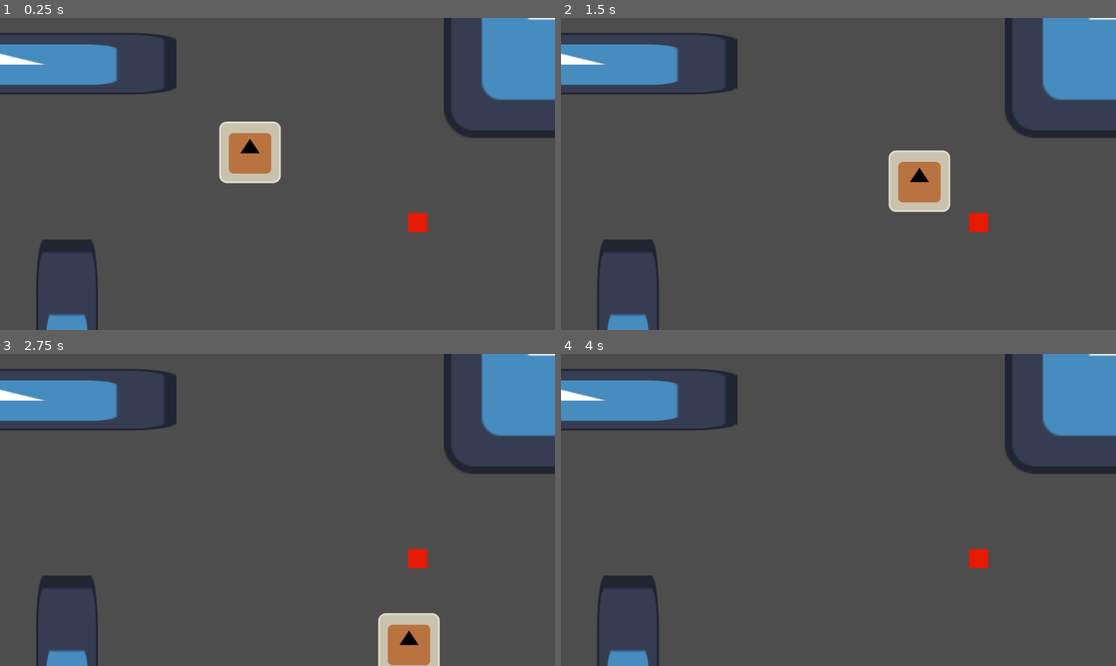
Above: before the commit, frames 1-4 (two rows, left to right).
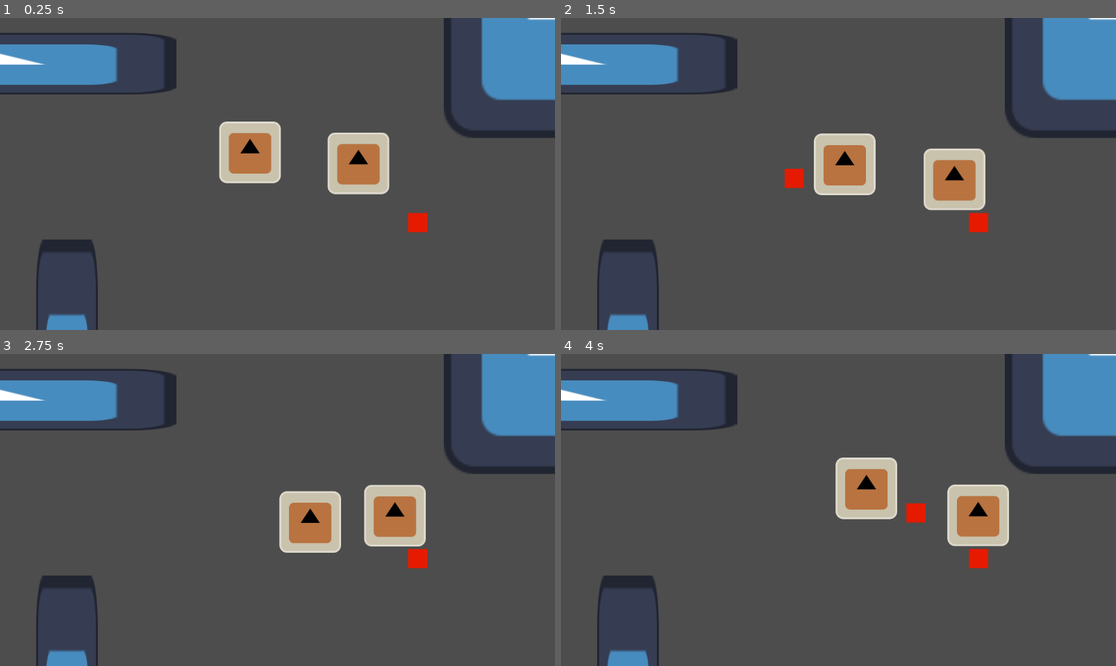
Above: after the commit, the same moments.

Repository: haihala/Weapon-s-choice
Game: Godot game, scene res://levels/playground.tscn
The game is run twice, just before and just after one commit, with the same random seed, the same clock (stepped at 60 frames per second) and the same inputs. The engine's default icon, where the game draws it, is replaced by a stand-in: a white triangle on a blue panel in a dark square.
Inputs (mouse positions are in pixels of both pictures, inside the frame that each line leads up to):
- Up to frame 1 (0.25 s): no input
- Up to frame 2 (1.5 s): move the mouse to (960, 158) at 0.52 s; hold D (move_right) 0.53-1.28 s; click (960, 158) at 0.6 s; move the mouse to (727, 189) at 1.27 s; hold S (move_down) from 1.28 s (still down); click (727, 189) at 1.35 s
- Up to frame 3 (2.75 s): move the mouse to (333, 441) at 2.02 s; release S (move_down) at 2.03 s; hold D (move_right) from 2.03 s (still down); click (333, 441) at 2.1 s
- Up to frame 4 (4 s): move the mouse to (810, 572) at 2.77 s; release D (move_right) at 2.78 s; hold W (move_up) 2.78-3.53 s; click (810, 572) at 2.85 s; move the mouse to (1005, 556) at 3.52 s; hold A (move_left) from 3.53 s (still down); click (1005, 556) at 3.6 s

The runs differ from the first frame. In frame 1, 2.2% of the frame differs, in the area x 58-71%, y 36-57%; in frame 2, 5.5%; in frame 3, 6.2%, in the area x 50-80%, y 41-100%; in frame 4, 4.6%.

Commit message:
Basic states and attacking

Diff:
--- a/godot-project/creatures/controller.gd
+++ b/godot-project/creatures/controller.gd
@@ -1,7 +1,6 @@
 extends Node	# Player controller needs to extend Node to autoload
 class_name Controller
 
-var direction: Vector2
 var creature: Creature
 
 func bind(bind_target: Creature) -> void:
--- a/godot-project/creatures/creature.gd
+++ b/godot-project/creatures/creature.gd
@@ -9,22 +9,57 @@
 @export var speed = 300
 @export var health = 2
 
+@export var idle_state: State
+@export var walk_state: State
+@export var strike_state: State
+var active_state: State
+
 var hit_knockback: Vector2
+var facing_direction: Vector2
 
 func _ready():
+	activate_state(idle_state)
+
 	ai = ai_controller.new()
-	controller = PlayerController if player_controlled else ai
-	controller.bind(self)
+	ai.bind(self)
+
+	if player_controlled:
+		possess()
+	else:
+		controller = ai
 
 func _process(_delta: float) -> void:
-	if $HitTimer.is_stopped():
+	if can_act():
 		controller.control()
-		velocity = controller.direction * speed
 	else:
 		# Getting hit
 		# This way it slows down over the timer and is normalized 1-0
 		velocity = hit_knockback * $HitTimer.time_left / $HitTimer.wait_time
 	move_and_slide()
+	active_state.on_tick()
+
+func can_act() -> bool:
+	return active_state != strike_state and $HitTimer.is_stopped()
+
+func idle() -> void:
+	if active_state != idle_state:
+		activate_state(idle_state)
+		velocity = Vector2.ZERO
+
+func walk(direction: Vector2 = facing_direction) -> void:
+	if not can_act():
+		return
+
+	if direction == Vector2.ZERO:
+		idle()
+	else:
+		if active_state != walk_state:
+			activate_state(walk_state)
+		velocity = direction.normalized() * speed
+
+func strike() -> void:
+	if can_act():
+		activate_state(strike_state)
 
 func take_damage(amount: int, impact_point: Vector2) -> void:
 	health -= amount
@@ -34,4 +69,26 @@
 		die()
 
 func die() -> void:
-	get_tree().queue_delete(self)
+	queue_free()
+
+func possess() -> void:
+	controller = PlayerController
+	controller.bind(self)
+
+func unpossess() -> void:
+	controller = ai
+
+func activate_state(incoming: State) -> void:
+	if active_state:
+		# Should be true except for initial activation
+		active_state.on_exit()
+
+	active_state = incoming
+
+	incoming.on_enter()
+	if incoming.animation != "":
+		# Non looping animations will return to idle after we're done
+		$Sprite.play(incoming.animation)
+	elif incoming.duration != 0:
+		print(incoming.duration)
+		$StateTimer.start(incoming.duration)
--- a/godot-project/creatures/mook/mook.tscn
+++ b/godot-project/creatures/mook/mook.tscn
@@ -1,24 +1,55 @@
-[gd_scene load_steps=7 format=3 uid="uid://dry3qmnw5ic2x"]
+[gd_scene load_steps=11 format=3 uid="uid://dry3qmnw5ic2x"]
 
 [ext_resource type="Shader" path="res://creatures/mook/mook.gdshader" id="1_ff718"]
 [ext_resource type="Script" path="res://creatures/creature.gd" id="1_sy2ko"]
 [ext_resource type="Script" path="res://creatures/mook/mook_ai.gd" id="2_km0d1"]
 [ext_resource type="Texture2D" uid="uid://b1gekord43mkf" path="res://icon.svg" id="2_qqiio"]
+[ext_resource type="Script" path="res://creatures/states/State.gd" id="3_ogcap"]
+[ext_resource type="Script" path="res://creatures/states/melee_attack_state.gd" id="4_bhxbf"]
+[ext_resource type="PackedScene" uid="uid://birs2ju00x7xq" path="res://levels/objects/fire.tscn" id="5_axh1x"]
 
 [sub_resource type="ShaderMaterial" id="ShaderMaterial_7xv2t"]
 shader = ExtResource("1_ff718")
 
+[sub_resource type="SpriteFrames" id="SpriteFrames_skkbb"]
+animations = [{
+"frames": [{
+"duration": 1.0,
+"texture": ExtResource("2_qqiio")
+}],
+"loop": true,
+"name": &"default",
+"speed": 5.0
+}]
+
 [sub_resource type="CircleShape2D" id="CircleShape2D_7grh3"]
 radius = 63.0079
 
-[node name="Mook" type="CharacterBody2D"]
-collision_layer = 3
+[node name="Mook" type="CharacterBody2D" node_paths=PackedStringArray("idle_state", "walk_state", "strike_state")]
+collision_layer = 2
 script = ExtResource("1_sy2ko")
 ai_controller = ExtResource("2_km0d1")
+idle_state = NodePath("StateContainer/Idle")
+walk_state = NodePath("StateContainer/Move")
+strike_state = NodePath("StateContainer/Strike")
 
-[node name="Icon" type="Sprite2D" parent="."]
+[node name="StateContainer" type="Node" parent="."]
+
+[node name="Idle" type="Node" parent="StateContainer"]
+script = ExtResource("3_ogcap")
+
+[node name="Move" type="Node" parent="StateContainer"]
+script = ExtResource("3_ogcap")
+
+[node name="Strike" type="Node" parent="StateContainer"]
+script = ExtResource("4_bhxbf")
+hitbox_offset = 110.0
+hitbox_scene = ExtResource("5_axh1x")
+duration = 0.5
+
+[node name="Sprite" type="AnimatedSprite2D" parent="."]
 material = SubResource("ShaderMaterial_7xv2t")
-texture = ExtResource("2_qqiio")
+sprite_frames = SubResource("SpriteFrames_skkbb")
 
 [node name="CollisionShape2D" type="CollisionShape2D" parent="."]
 shape = SubResource("CircleShape2D_7grh3")
@@ -26,3 +57,9 @@
 [node name="HitTimer" type="Timer" parent="."]
 wait_time = 0.4
 one_shot = true
+
+[node name="StateTimer" type="Timer" parent="."]
+one_shot = true
+
+[connection signal="animation_finished" from="Sprite" to="." method="idle"]
+[connection signal="timeout" from="StateTimer" to="." method="idle"]
--- a/godot-project/creatures/mook/mook_ai.gd
+++ b/godot-project/creatures/mook/mook_ai.gd
@@ -6,4 +6,5 @@
 	var time = Time.get_ticks_msec()
 	if time > next_update:
 		next_update = time + 1000
-		direction = Vector2.from_angle(randf_range(0, 2*PI))
+		creature.facing_direction = Vector2.from_angle(randf_range(0, 2*PI))
+	creature.walk()
--- /dev/null
+++ b/godot-project/creatures/states/State.gd
@@ -0,0 +1,17 @@
+extends Node
+class_name State
+
+@export var animation: String
+@export var duration: float
+
+# This assumes that the states are all in the state container under the mook
+@onready var creature: Creature = get_parent().get_parent()
+
+func on_enter() -> void:
+	pass
+
+func on_tick() -> void:
+	pass
+
+func on_exit() -> void:
+	pass
--- /dev/null
+++ b/godot-project/creatures/states/melee_attack_state.gd
@@ -0,0 +1,15 @@
+extends State
+
+@export var hitbox_offset: float
+@export var hitbox_scene: PackedScene
+
+var hitbox: Node
+
+func on_enter() -> void:
+	hitbox = hitbox_scene.instantiate()
+	hitbox.position = creature.position + creature.facing_direction * hitbox_offset
+	creature.get_parent().add_child(hitbox)
+
+func on_exit() -> void:
+	if hitbox:
+		hitbox.queue_free()
--- a/godot-project/levels/playground.tscn
+++ b/godot-project/levels/playground.tscn
@@ -21,9 +21,13 @@
 position = Vector2(-437, 553)
 scale = Vector2(1, 6.508)
 
-[node name="Mook" parent="." instance=ExtResource("2_bvy2x")]
+[node name="PlayerMook" parent="." instance=ExtResource("2_bvy2x")]
 position = Vector2(-57, -45)
 player_controlled = true
+
+[node name="Mook" parent="." instance=ExtResource("2_bvy2x")]
+position = Vector2(178, -22)
+speed = 40
 
 [node name="Camera2D" type="Camera2D" parent="."]
 
--- a/godot-project/player/player_controller.gd
+++ b/godot-project/player/player_controller.gd
@@ -1,9 +1,29 @@
 extends Controller
 
 func control() -> void:
-	direction = Input.get_vector(
+	creature.walk(Input.get_vector(
 		"move_left",
 		"move_right",
 		"move_up",
 		"move_down"
-	).normalized()
+	).normalized())
+
+	if Input.is_action_just_pressed("strike"):
+		creature.strike()
+
+# Player input gets special treatment, usually controllers can't read input this way
+func _input(event: InputEvent) -> void:
+	# This way both work, even at the same time technically
+	# But if one is not touched, it won't be used.
+	if event is InputEventMouseMotion:
+		var cam = get_viewport().get_camera_2d()
+		var mouse_position = cam.get_local_mouse_position()
+
+		creature.facing_direction = (mouse_position - creature.position).normalized()
+	elif event is InputEventJoypadMotion:
+		creature.facing_direction = Input.get_vector(
+			"look_left",
+			"look_right",
+			"look_up",
+			"look_down",
+		).normalized()
--- a/godot-project/project.godot
+++ b/godot-project/project.godot
@@ -45,6 +45,32 @@
 , Object(InputEventJoypadMotion,"resource_local_to_scene":false,"resource_name":"","device":-1,"axis":0,"axis_value":1.0,"script":null)
 ]
 }
+look_left={
+"deadzone": 0.5,
+"events": [Object(InputEventJoypadMotion,"resource_local_to_scene":false,"resource_name":"","device":-1,"axis":2,"axis_value":-1.0,"script":null)
+]
+}
+look_right={
+"deadzone": 0.5,
+"events": [Object(InputEventJoypadMotion,"resource_local_to_scene":false,"resource_name":"","device":-1,"axis":2,"axis_value":1.0,"script":null)
+]
+}
+look_up={
+"deadzone": 0.5,
+"events": [Object(InputEventJoypadMotion,"resource_local_to_scene":false,"resource_name":"","device":-1,"axis":3,"axis_value":-1.0,"script":null)
+]
+}
+look_down={
+"deadzone": 0.5,
+"events": [Object(InputEventJoypadMotion,"resource_local_to_scene":false,"resource_name":"","device":-1,"axis":3,"axis_value":1.0,"script":null)
+]
+}
+strike={
+"deadzone": 0.5,
+"events": [Object(InputEventMouseButton,"resource_local_to_scene":false,"resource_name":"","device":-1,"window_id":0,"alt_pressed":false,"shift_pressed":false,"ctrl_pressed":false,"meta_pressed":false,"button_mask":1,"position":Vector2(305, 19),"global_position":Vector2(314, 65),"factor":1.0,"button_index":1,"canceled":false,"pressed":true,"double_click":true,"script":null)
+, Object(InputEventJoypadMotion,"resource_local_to_scene":false,"resource_name":"","device":-1,"axis":5,"axis_value":1.0,"script":null)
+]
+}
 
 [layer_names]
 
